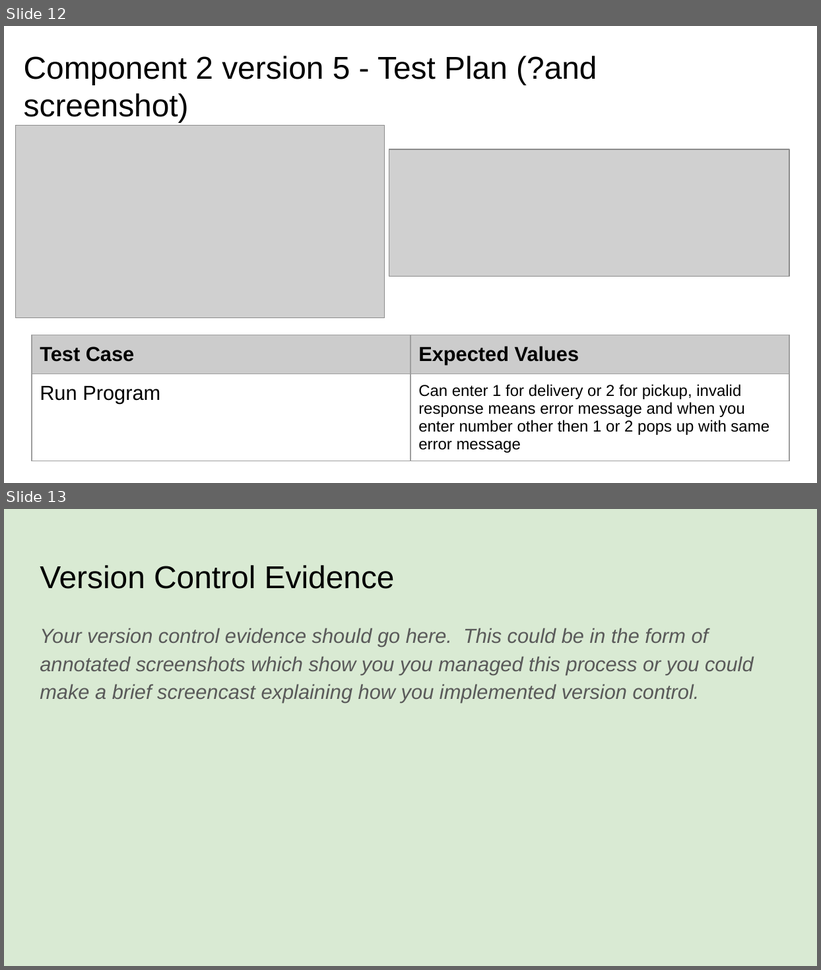
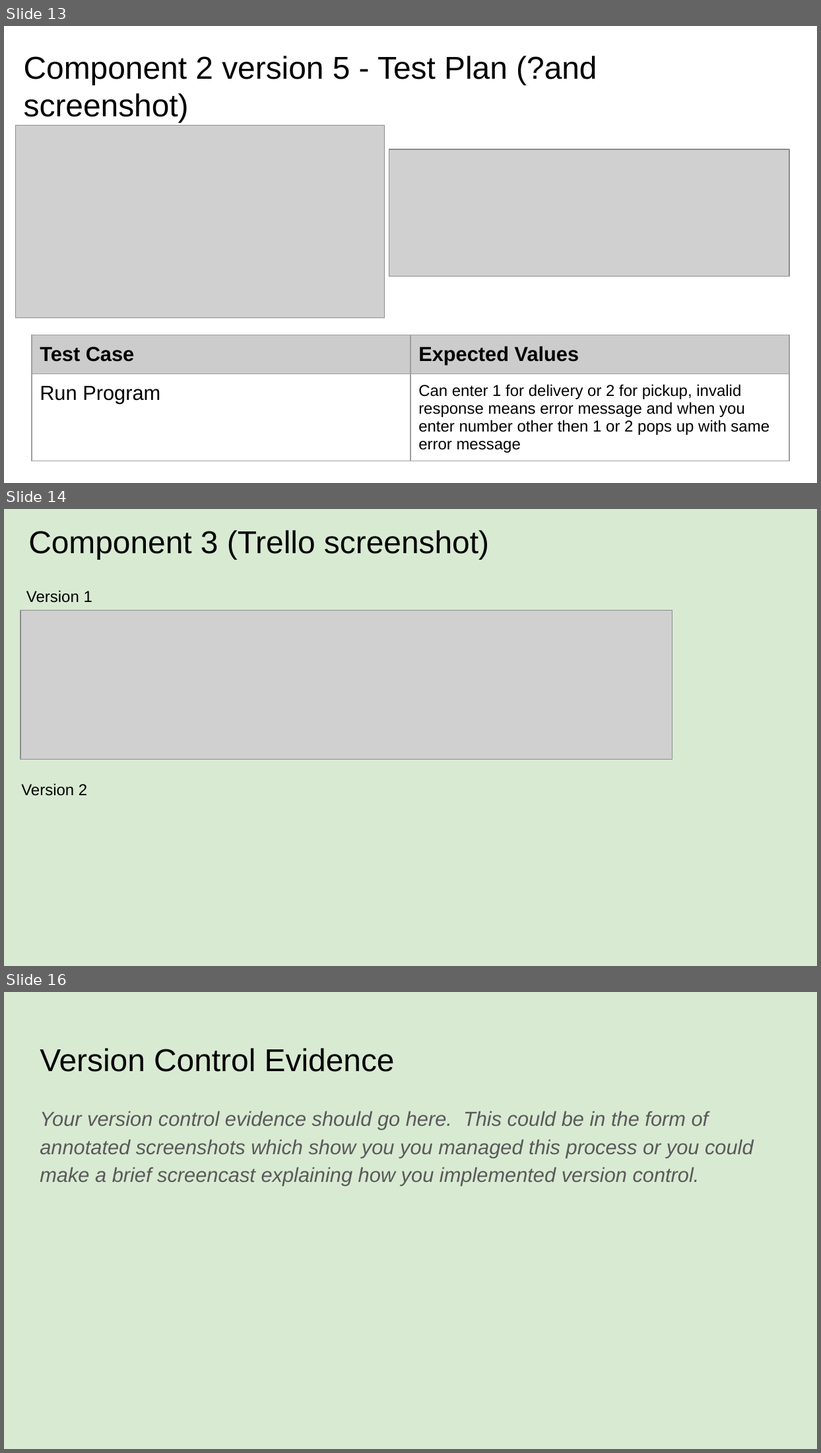
Before and after one commit to randombrunch/Pizza_Bot, a slide deck: 022_91893+_+91897+Documentation.pptx. Shown one above the other, each under a label of ours: slides 12 and 13 before the commit, slides 13, 14 and 16 after it; the slides between them are not shown. The pictures are 821x970 and 821x1453 pixels, drawn with LibreOffice and Linux fonts; fonts in the diff are those of the drawing; grey boxes stand for pictures. Boxes give left, top, right and bottom in pixels: in the first picture for what was removed or moved away, otherwise in the second. Text is boxed around its words. In the diff, an @@ line names an element or a change of style, - is before the commit and + after.

```diff
--- a/022_91893+_+91897+Documentation.pptx
+++ b/022_91893+_+91897+Documentation.pptx
@@ slide 14 added at bbox=[4, 509, 817, 966], background #D9EAD3 @@
@@ title added at bbox=[28, 530, 489, 559], 28 pt, text #000000 @@
+Component 3 (Trello screenshot)
@@ text added at bbox=[26, 590, 92, 603], 14 pt, text #000000 @@
+Version 1
@@ picture added at bbox=[20, 610, 673, 759] @@
@@ text added at bbox=[21, 784, 87, 796], 14 pt, text #000000 @@
+Version 2
@@ what was slide 12 is now slide 13 @@
@@ what was slide 13 is now slide 16 @@
```
Also in this commit, not shown: 1 slide changed, 2 other slides added, 1 other file.
